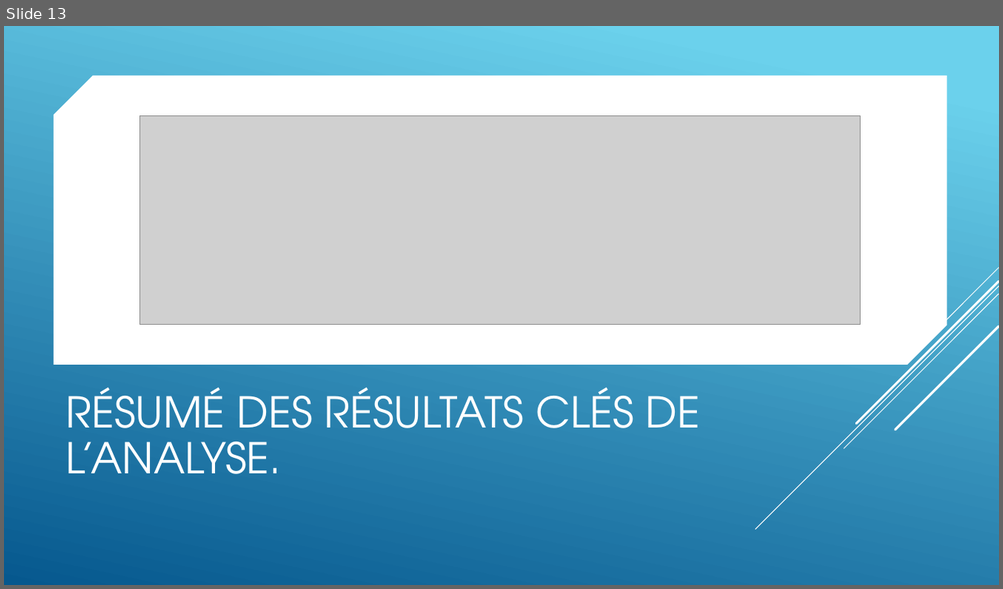
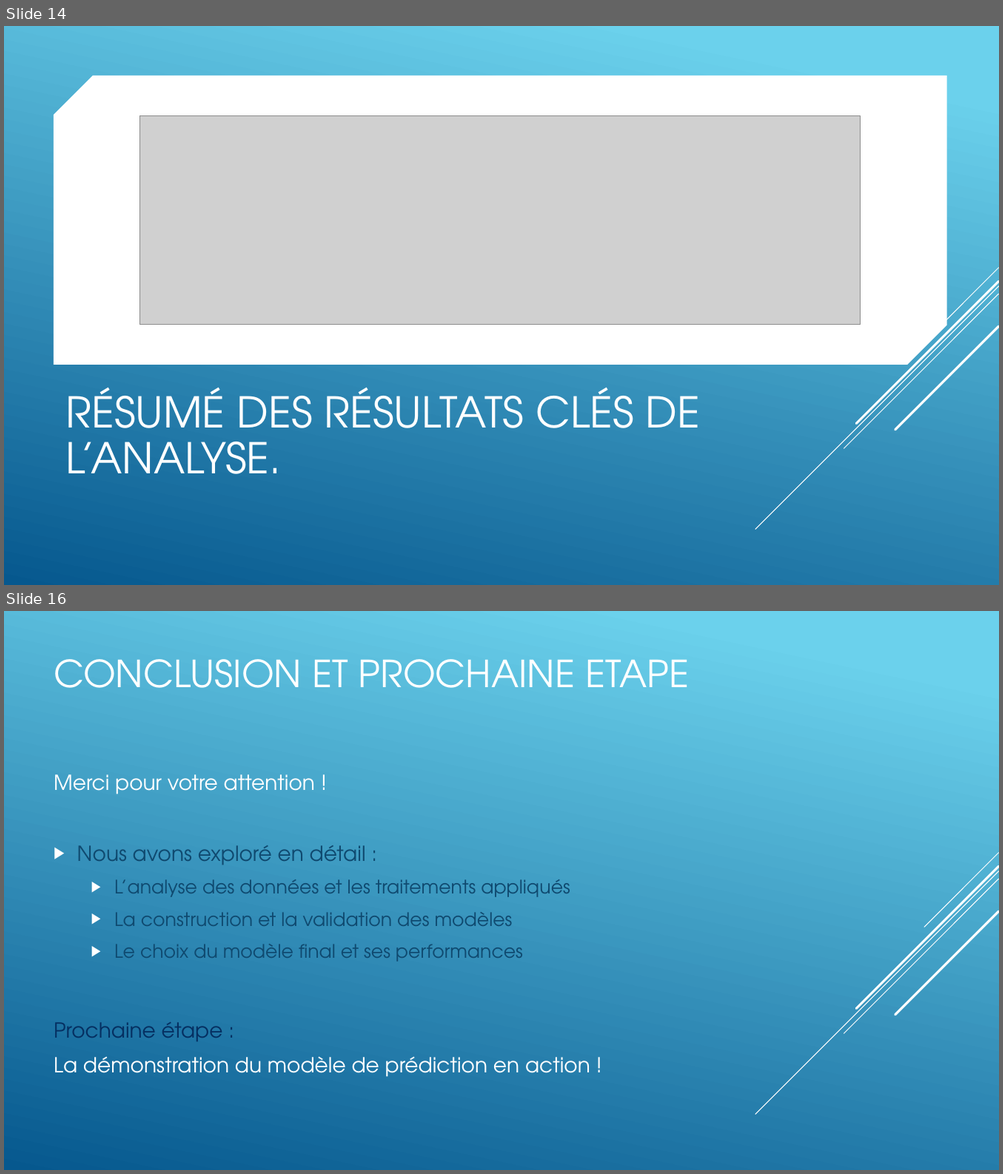
Before and after one commit to obenmaha/App-d-tection-faux-billet, a slide deck: Projet ONCFM.pptx. Shown one above the other, each under a label of ours: slide 13 before the commit, slides 14 and 16 after it; the slides between them are not shown. The pictures are 1003x589 and 1003x1174 pixels, drawn with LibreOffice and Linux fonts; fonts in the diff are those of the drawing; grey boxes stand for pictures. Boxes give left, top, right and bottom in pixels: in the first picture for what was removed or moved away, otherwise in the second. Text is boxed around its words. In the diff, an @@ line names an element or a change of style, - is before the commit and + after.

```diff
--- a/Projet ONCFM.pptx
+++ b/Projet ONCFM.pptx
@@ slide 16 added at (4,611,999,1170), background gradient #6ED2EB to #06588E @@
@@ title added at (54,659,688,688), 36 pt, text #FFFFFF @@
+CONCLUSION ET PROCHAINE ETAPE
@@ text added at (54,775,570,962), 18 pt, text #0F496F @@
+Merci pour votre attention !
+▶ Nous avons exploré en détail :
+  ▶ L’analyse des données et les traitements appliqués
+  ▶ La construction et la validation des modèles
+  ▶ Le choix du modèle final et ses performances
@@ group added at (755,853,999,1115): 5 lines @@
@@ text added at (54,1022,590,1077), 20 pt, text #FFFFFF @@
+Prochaine étape :
+La démonstration du modèle de prédiction en action !
@@ what was slide 13 is now slide 14 @@
```
Also in this commit, not shown: 6 slides changed, 1 other slide added, 3 other files.
